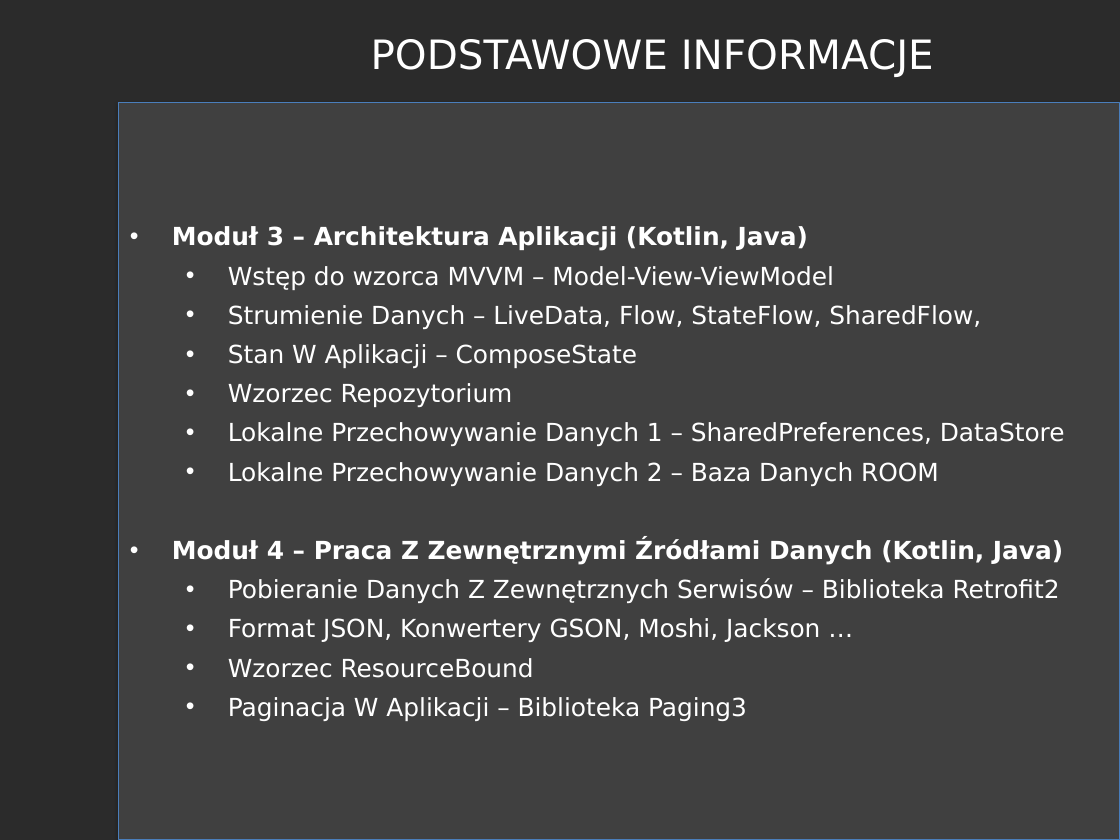
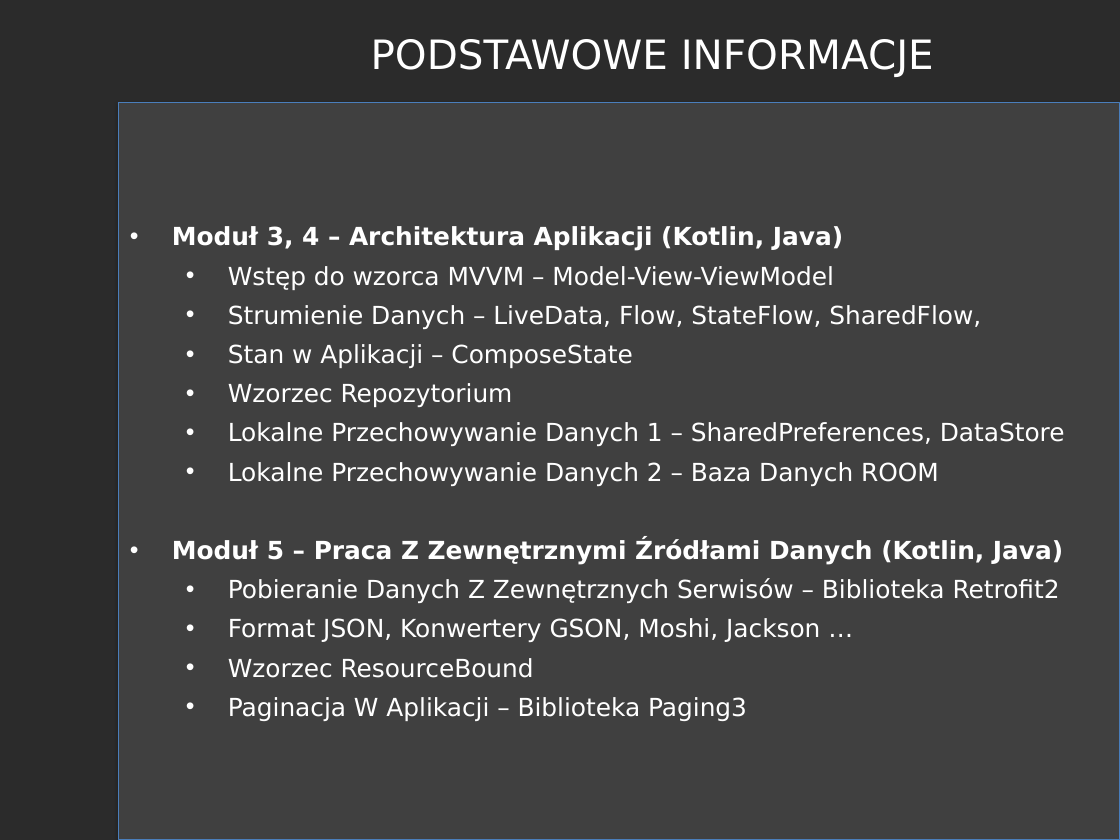
Before and after one commit to RafLew84/PUM, a slide deck: slide 4 of 2024-2025/Wyk/Wyklad0.pptx. Drawn at 1120x840 pixels with LibreOffice and Linux fonts; fonts in the diff are those of the drawing; background and template pictures are left out; a plain dark background stands for a picture behind light text. Boxes give left, top, right and bottom in pixels: in the first picture for what was removed or moved away, otherwise in the second. Text is boxed around its words. In the diff, an @@ line names an element or a change of style, - is before the commit and + after.

```diff
--- a/2024-2025/Wyk/Wyklad0.pptx
+++ b/2024-2025/Wyk/Wyklad0.pptx
@@ text in rectangle at <box>172,226,843,251</box>: text changed @@
-• Moduł 3 – Architektura Aplikacji (Kotlin, Java)
+• Moduł 3, 4 – Architektura Aplikacji (Kotlin, Java)
@@ text in rectangle at <box>228,344,632,368</box>: text changed @@
-  • Stan W Aplikacji – ComposeState
+  • Stan w Aplikacji – ComposeState
@@ text in rectangle at <box>172,538,1063,565</box>: text changed @@
-• Moduł 4 – Praca Z Zewnętrznymi Źródłami Danych (Kotlin, Java)
+• Moduł 5 – Praca Z Zewnętrznymi Źródłami Danych (Kotlin, Java)
```
Also in this commit, not shown: 2 other slides changed, 1 other file.
